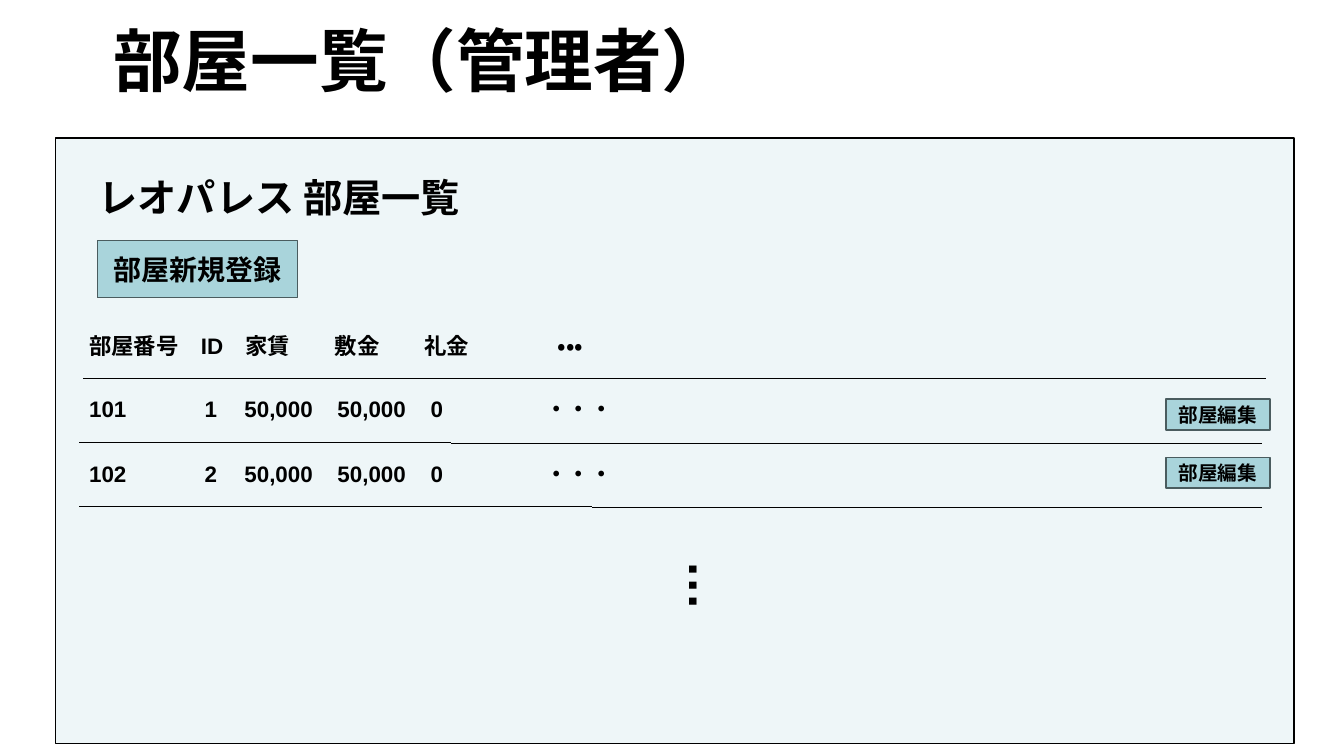
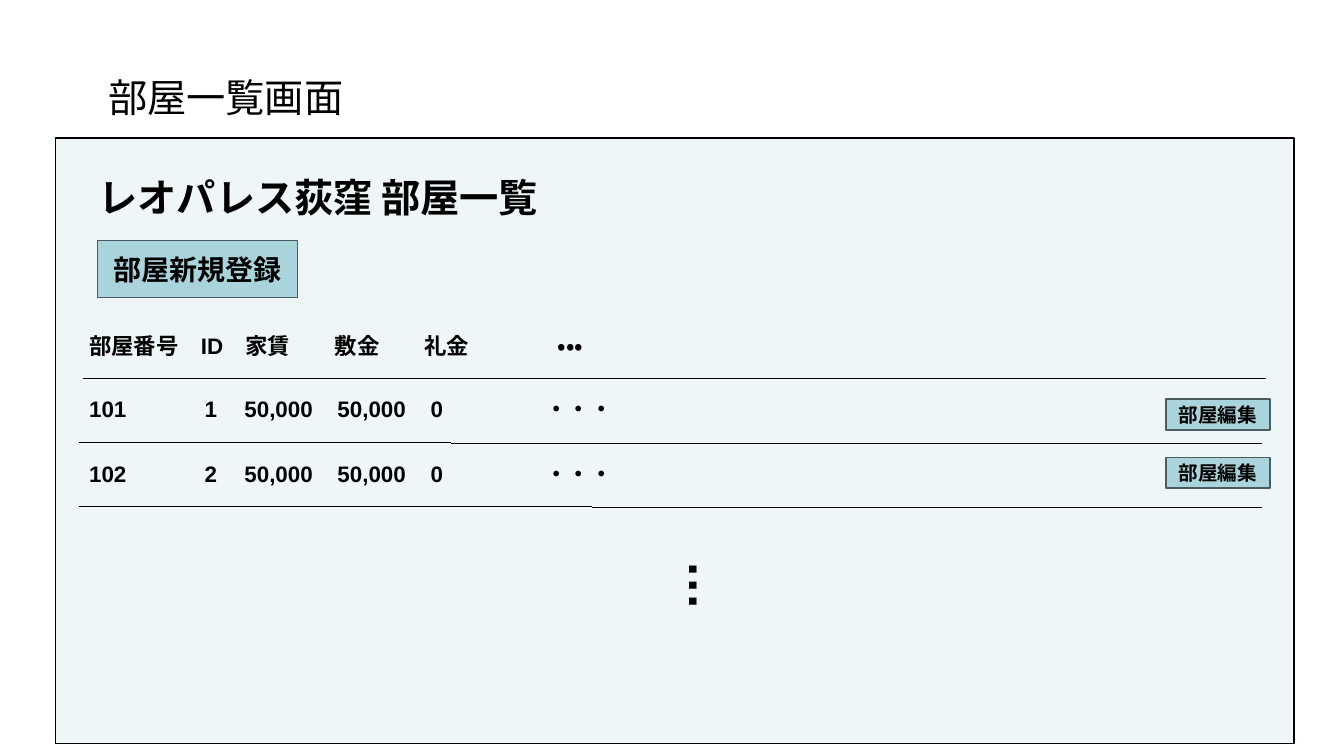
Before and after one commit to akikun918/apart-management-system, a slide deck: slide 15 of 要件定義書.pptx. Drawn at 1344x756 pixels with LibreOffice and Linux fonts; fonts in the diff are those of the drawing. Boxes give left, top, right and bottom in pixels: in the first picture for what was removed or moved away, otherwise in the second. Text is boxed around its words. In the diff, an @@ line names an element or a change of style, - is before the commit and + after.

```diff
--- a/要件定義書.pptx
+++ b/要件定義書.pptx
@@ title removed at (113,27,730,93) @@
-部屋一覧（管理者）
@@ text added at (108,79,343,116), 28 pt, text #000000 @@
+部屋一覧画面
@@ text at (99,178,539,216): text changed @@
-レオパレス 部屋一覧
+レオパレス荻窪 部屋一覧
```
Also in this commit, not shown: 6 other slides changed, 1 slide added, 1 slide removed, 1 other file.
